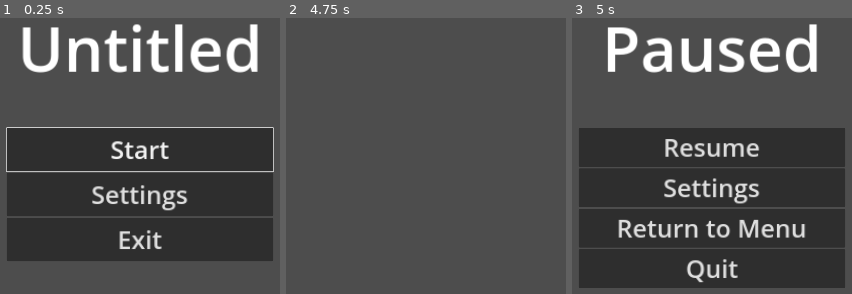
Above: before the commit, frames 1-3 (left to right).
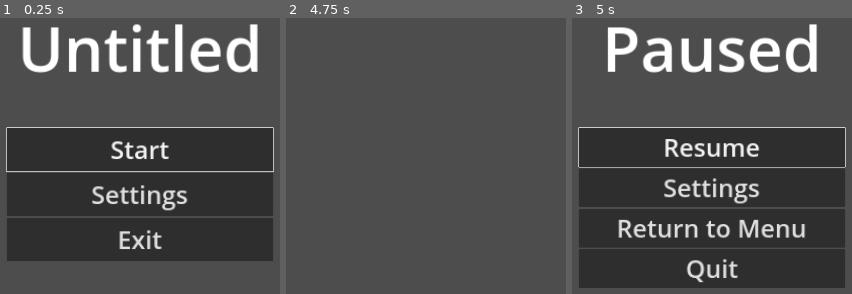
Above: after the commit, the same moments.

Repository: jcheatum/LD56
Game: Godot game, scene res://assets/main/main.tscn
Two runs of this game, one before a commit and one after it. Both use one fixed random seed, a clock stepped at 60 frames per second and the inputs below.
Inputs:
- Up to frame 1 (0.25 s): no input
- Up to frame 2 (4.75 s): click "Start" at 0.5 s; tap Enter at 1.25, 2.75, 4.25 s; tap Space at 2, 3.5 s
- Up to frame 3 (5 s): tap Escape (pause) at 4.9 s

Frames 1-2 are identical in both runs. In frame 3, 0.8% of the frame differs, in the area x 2-98%, y 39-55%.

Commit message:
Fix focus

Diff:
--- a/assets/main/main.tscn
+++ b/assets/main/main.tscn
@@ -47,4 +47,5 @@
 [connection signal="open_settings" from="PauseMenu" to="SettingsMenu" method="_on_pause_menu_open_settings"]
 [connection signal="resume" from="PauseMenu" to="." method="_on_pause_menu_resume"]
 [connection signal="return_to_menu" from="PauseMenu" to="." method="_on_pause_menu_return_to_menu"]
+[connection signal="return_to_menu" from="PauseMenu" to="MainMenu" method="_on_pause_menu_return_to_menu"]
 [connection signal="return_to_menu" from="PauseMenu" to="Game" method="_on_pause_menu_return_to_menu"]
--- a/scripts/main.gd
+++ b/scripts/main.gd
@@ -35,6 +35,7 @@
 func _on_game_paused():
 	get_tree().paused = true
 	$PauseMenu.show()
+	$PauseMenu/ButtonsContainer/Resume.grab_focus()
 
 
 func _on_pause_menu_resume():
--- a/scripts/main_menu.gd
+++ b/scripts/main_menu.gd
@@ -25,4 +25,4 @@
 
 
 func _on_pause_menu_return_to_menu():
-	pass # Replace with function body.
+	$ButtonsContainer/Start.grab_focus()
